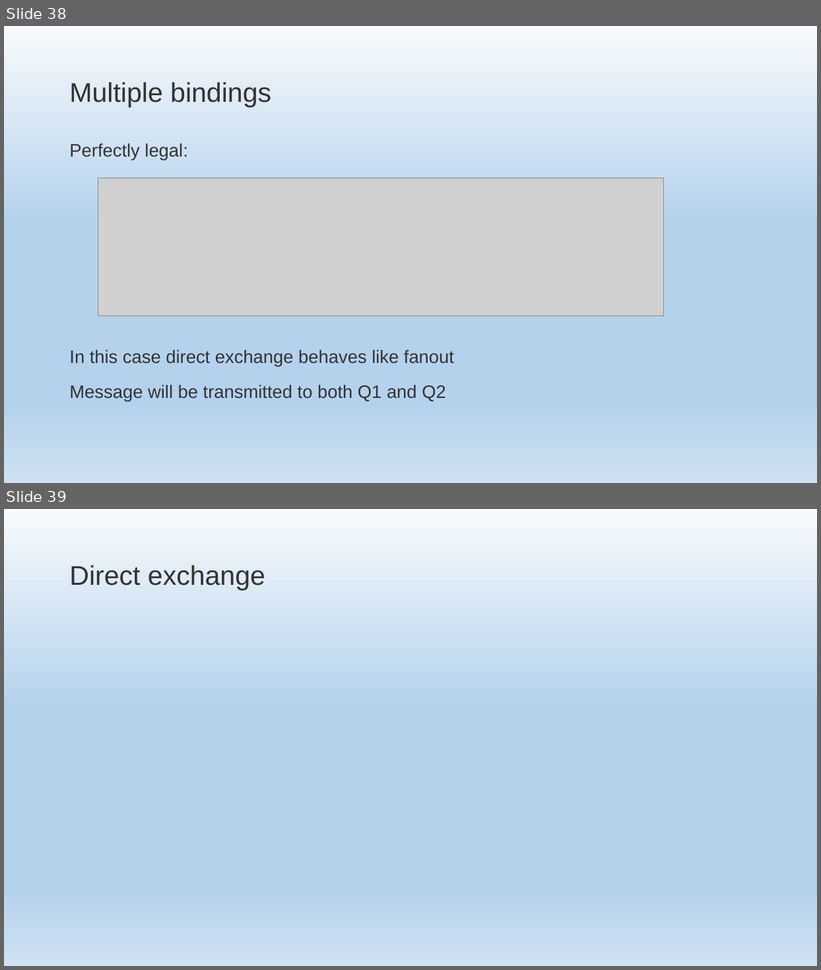
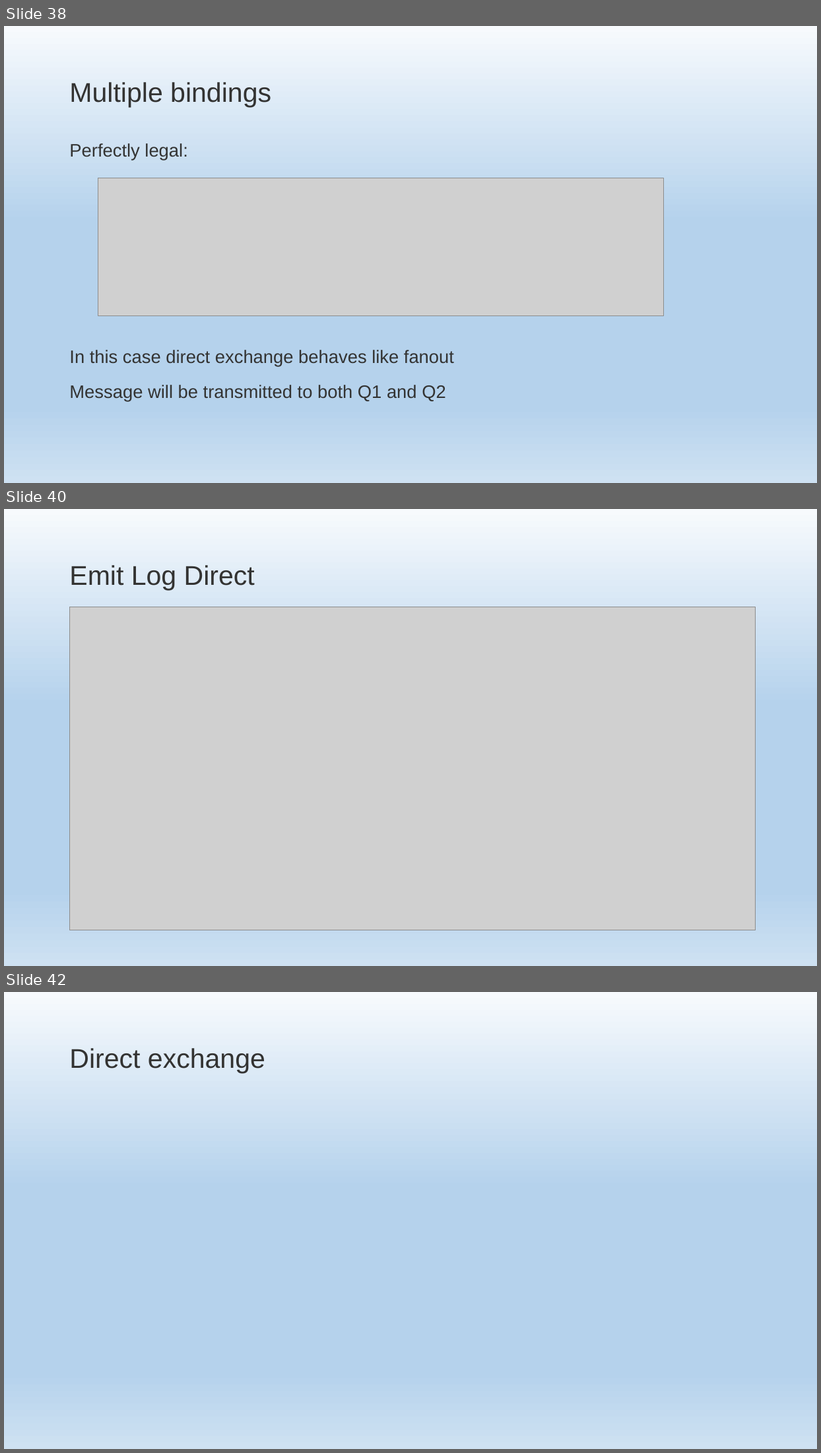
Before and after one commit to EPilyaev/RabbitMQNetCore, a slide deck: RabbitMQNetCore.pptm. Shown one above the other, each under a label of ours: slides 38 and 39 before the commit, slides 38, 40 and 42 after it; the slides between them are not shown. The pictures are 821x970 and 821x1453 pixels, drawn with LibreOffice and Linux fonts; fonts in the diff are those of the drawing; grey boxes stand for pictures; background and template pictures are left out. Boxes give left, top, right and bottom in pixels: in the first picture for what was removed or moved away, otherwise in the second. Text is boxed around its words. In the diff, an @@ line names an element or a change of style, - is before the commit and + after.

Commit message:
Add slides and projects for direct logging system

```diff
--- a/RabbitMQNetCore.pptm
+++ b/RabbitMQNetCore.pptm
@@ slide 40 added at (4,509,817,966), background gradient #F7FAFD to #B5D2EC to #CEE1F2 @@
@@ title added at (69,565,255,590), 48 pt, text #333332 @@
+Emit Log Direct
@@ picture added at (69,607,755,930) @@
@@ what was slide 39 is now slide 42 @@
```
Also in this commit, not shown: 2 other slides added, 5 other files.
